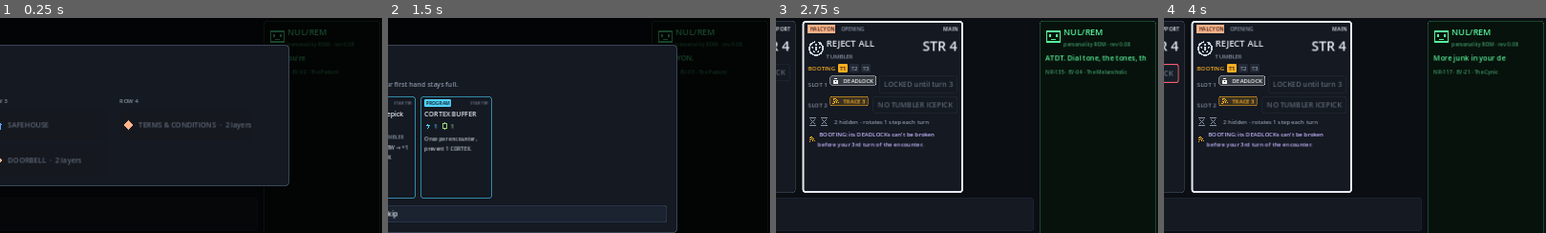
Above: before the commit, frames 1-4 (left to right).
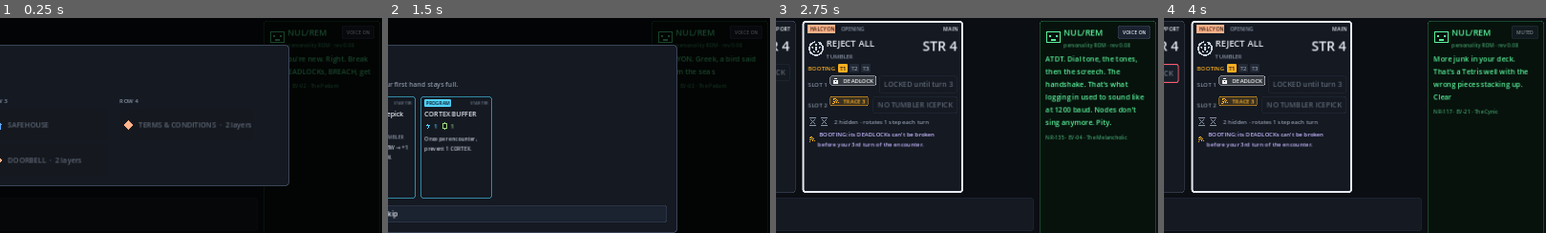
Above: after the commit, the same moments.

Repository: Punkwork/REDLINE
Game: Godot game, scene res://scenes/Main.tscn
Two runs of this game, one before a commit and one after it. Both use one fixed random seed, a clock stepped at 60 frames per second and the inputs below.
Inputs (mouse positions are % of the whole screen's width and height, from its top left):
- Up to frame 1 (0.25 s): no input
- Up to frame 2 (1.5 s): click (96, 14) at 0.5 s, where only the run after the commit has a clickable "VOICE ON"; click "COOKIE BANNER · 1 layer" at 1.25 s
- Up to frame 3 (2.75 s): click "Skip" at 2 s
- Up to frame 4 (4 s): click "END TURN" at 2.75 s; tap Enter at 3.5 s; move the mouse to (72, 45) at 3.52 s; hold Right from 3.53 s (still down); tap M at 3.6 s; click (72, 45) at 3.67 s
The pictures show only the part of the screen within x 50-100%, y 10-60%; the shares and areas given below are measured in that part.

The runs differ from the first frame. In frame 1, 0.5% of the frame differs, in the area x 70-97%, y 5-33%; in frame 2, 0.4%; in frame 3, 3.6%, in the area x 70-98%, y 3-57%; in frame 4, 2.0%.

Commit message:
NUL/REM reads every line aloud (VOICE-001)
tools/voice_nulrem.py renders each exported line with Kokoro-82M
(bm_lewis, slow and flat) through an "old speaker" sox chain, with a
pronunciation pass for game terms, initials and numbers; resumable,
re-renders only changed lines. The game plays each line as it types,
paced to the audio, with a VOICE toggle (M). First-run flag now read
from the flags file.

Co-Authored-By: Claude Opus 5.5 <noreply@anthropic.com>
Claude-Session: https://claude.ai/code/session_019hKEHsXYVzKQnwJVSU6tkx

Diff:
--- a/godot/scripts/ui/main.gd
+++ b/godot/scripts/ui/main.gd
@@ -35,6 +35,10 @@
 var nr_mode: Label
 var overlay: Control
 var inspect: CenterContainer
+## VOICE-001: NUL/REM reads every line aloud (pre-recorded, tools/voice_nulrem.py). M toggles the voice.
+var voice: AudioStreamPlayer
+var voice_on := true
+var voice_btn: Button
 ## PLAY-001: the Corporation Response plays one subroutine at a time over at least 5 seconds.
 const RESPONSE_MIN_SECONDS := 5.0
 var responding := false
@@ -85,12 +89,17 @@
 	return t
 
 func _load_flags() -> void:
-	first_run = not FileAccess.file_exists("user://redline_flags.json")
+	first_run = true
+	if FileAccess.file_exists("user://redline_flags.json"):
+		var data = JSON.parse_string(FileAccess.get_file_as_string("user://redline_flags.json"))
+		if data is Dictionary:
+			first_run = not data.get("first_run_done", true)
+			voice_on = data.get("voice_on", true)
 
 func _save_flags() -> void:
 	var f := FileAccess.open("user://redline_flags.json", FileAccess.WRITE)
 	if f:
-		f.store_string(JSON.stringify({"first_run_done": true}))
+		f.store_string(JSON.stringify({"first_run_done": not first_run, "voice_on": voice_on}))
 
 func _build_layout() -> void:
 	var bg := ColorRect.new()
@@ -171,10 +180,23 @@
 	var nh := HBoxContainer.new()
 	nh.add_child(RIcon.make("NULREM", 34))
 	var nt := VBoxContainer.new()
-	nt.add_child(_lbl("NUL/REM", 18, RIcon.COL.NULREM))
+	var tr := HBoxContainer.new()
+	var tl := _lbl("NUL/REM", 18, RIcon.COL.NULREM)
+	tl.size_flags_horizontal = Control.SIZE_EXPAND_FILL
+	tr.add_child(tl)
+	voice_btn = Button.new()
+	voice_btn.tooltip_text = "NUL/REM's voice (M)"
+	voice_btn.add_theme_font_size_override("font_size", 10)
+	voice_btn.pressed.connect(_toggle_voice)
+	tr.add_child(voice_btn)
+	nt.add_child(tr)
 	nt.add_child(_lbl("personality ROM · rev 0.08", 11, Color("#3f9a68")))
+	nt.size_flags_horizontal = Control.SIZE_EXPAND_FILL
 	nh.add_child(nt)
 	nv.add_child(nh)
+	voice = AudioStreamPlayer.new()
+	add_child(voice)
+	_update_voice_btn()
 	nr_text = _lbl("", 15, RIcon.COL.NULREM)
 	nr_text.autowrap_mode = TextServer.AUTOWRAP_WORD
 	nr_text.custom_minimum_size = Vector2(220, 0)
@@ -224,6 +246,8 @@
 				_speak_event({"t": "EV-39"})
 		else:
 			konami_pos = 1 if event.keycode == KONAMI[0] else 0
+		if event.keycode == KEY_M:
+			_toggle_voice()
 		if event.keycode == KEY_ESCAPE and targeting >= 0:
 			targeting = -1
 			refresh()
@@ -358,8 +382,27 @@
 	nr_text.visible_ratio = 0.0
 	if tween:
 		tween.kill()
+	var type_time: float = clamp(line.text.length() / 45.0, 0.6, 3.5)
+	voice.stop()
+	var path := "res://audio/nulrem/%s.ogg" % str(line.id).replace(" ", "_")
+	if voice_on and ResourceLoader.exists(path):
+		var stream: AudioStream = load(path)
+		voice.stream = stream
+		voice.play()
+		type_time = max(0.6, stream.get_length() * 0.92)   # type in step with the voice
 	tween = create_tween()
-	tween.tween_property(nr_text, "visible_ratio", 1.0, clamp(line.text.length() / 45.0, 0.6, 3.5))
+	tween.tween_property(nr_text, "visible_ratio", 1.0, type_time)
+
+func _toggle_voice() -> void:
+	voice_on = not voice_on
+	if not voice_on:
+		voice.stop()
+	_update_voice_btn()
+	_save_flags()
+
+func _update_voice_btn() -> void:
+	voice_btn.text = "VOICE ON" if voice_on else "MUTED"
+	voice_btn.modulate = Color(1, 1, 1) if voice_on else Color(1, 1, 1, 0.5)
 
 func _build_hud() -> void:
 	_clear(hud)
--- a/godot/tests/shot.gd
+++ b/godot/tests/shot.gd
@@ -24,6 +24,7 @@
 	match step:
 		0:
 			_snap("01_map")
+			print("voice playing=", main.voice.playing, " stream=", main.voice.stream.resource_path if main.voice.stream else "none", " text=", main.nr_mode.text)
 			g.enter_node(0)
 			main.refresh()
 		1:
Not shown, added: godot/audio/nulrem/NR-009.ogg.import
Not shown, added: godot/audio/nulrem/NR-010.ogg.import
Not shown, added: godot/audio/nulrem/NR-011.ogg.import
Not shown, added: godot/audio/nulrem/NR-012.ogg.import
Not shown, added: godot/audio/nulrem/NR-013.ogg.import
Not shown, added: godot/audio/nulrem/NR-014.ogg.import
Not shown, added: godot/audio/nulrem/NR-015.ogg.import
Not shown, added: godot/audio/nulrem/NR-016.ogg.import
Not shown, added: godot/audio/nulrem/NR-017.ogg.import
Not shown, added: godot/audio/nulrem/NR-018.ogg.import
Not shown, added: godot/audio/nulrem/NR-019.ogg.import
Not shown, added: godot/audio/nulrem/NR-020.ogg.import
(and 444 more such lines)
